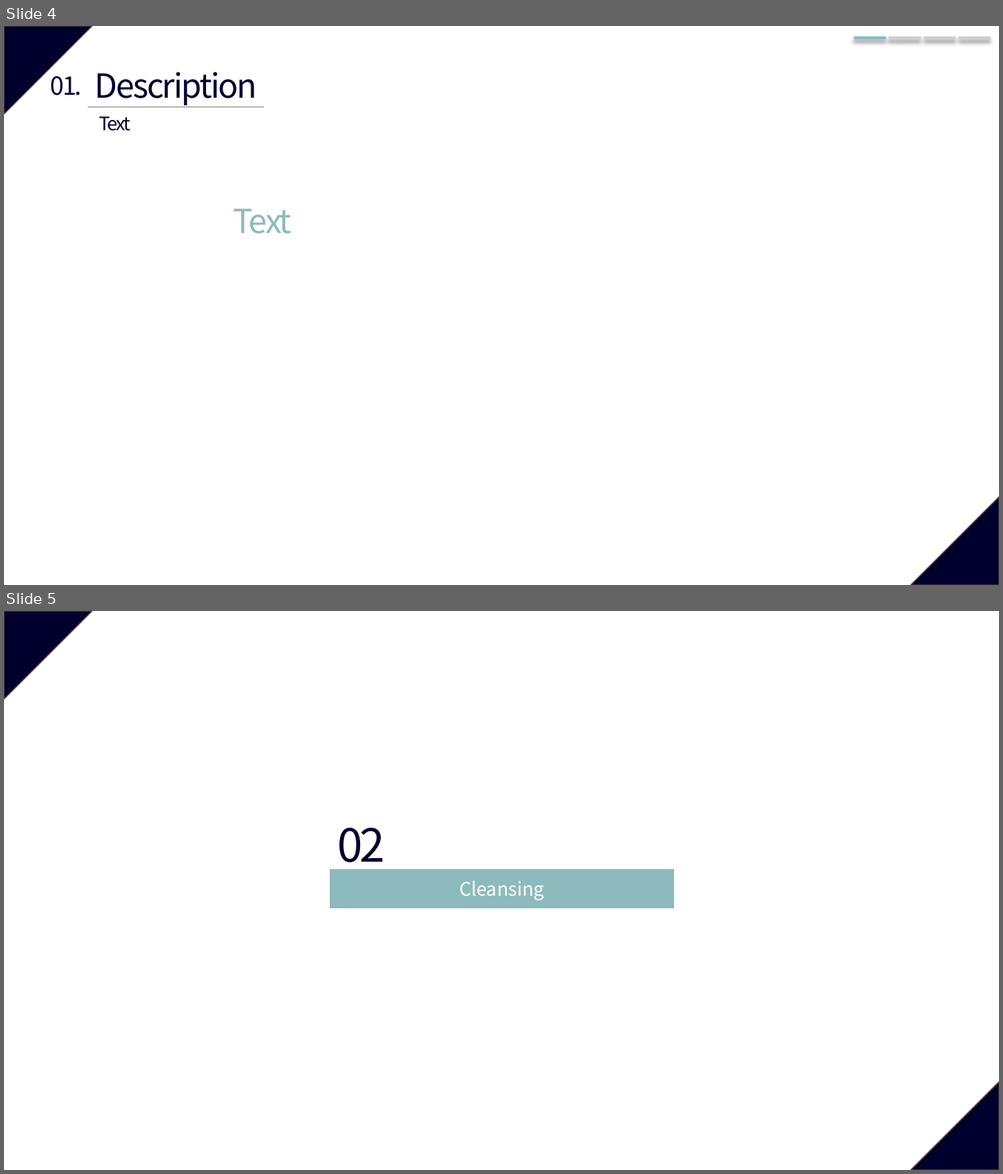
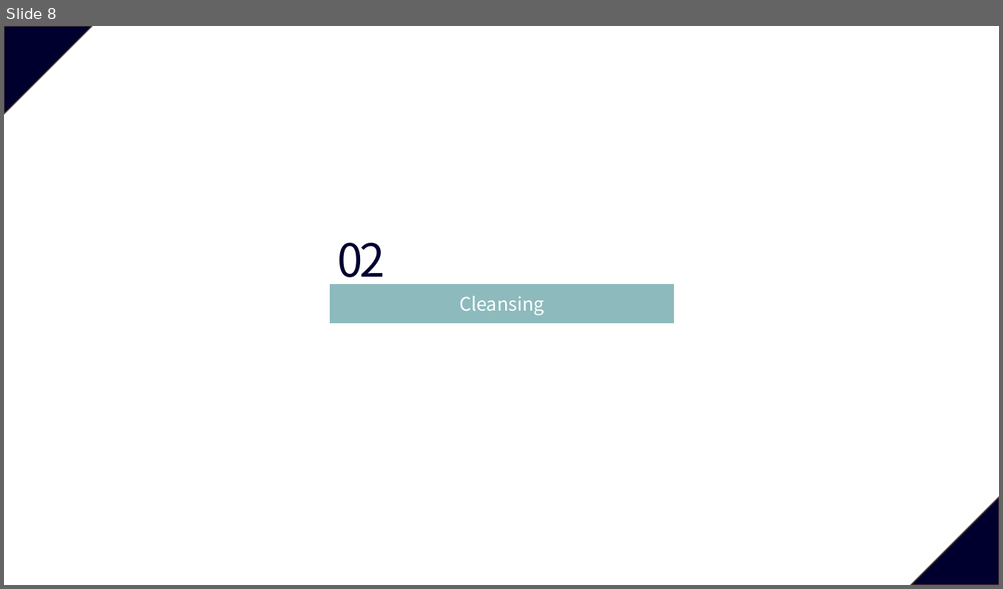
Before and after one commit to hsmoon-91/data-mining, a slide deck: (slide) House_Price.pptx. Shown one above the other, each under a label of ours: slides 4 and 5 before the commit, slide 8 after it. The pictures are 1003x1174 and 1003x589 pixels, drawn with LibreOffice and Linux fonts; fonts in the diff are those of the drawing. Boxes give left, top, right and bottom in pixels: in the first picture for what was removed or moved away, otherwise in the second. Text is boxed around its words. In the diff, an @@ line names an element or a change of style, - is before the commit and + after.

```diff
--- a/(slide) House_Price.pptx
+++ b/(slide) House_Price.pptx
@@ slide 4 removed at box(4, 26, 999, 585), background #FFFFFF; not listed: 2 template elements that a slide beside it also shows @@
@@ line removed from (855, 38) to (885, 38) @@
@@ line removed from (890, 38) to (919, 38) @@
@@ line removed from (925, 38) to (955, 38) @@
@@ line removed from (960, 38) to (989, 38) @@
@@ text removed at box(51, 76, 82, 96) @@
-01.
@@ text removed at box(95, 72, 257, 106) @@
-Description
@@ line removed from (88, 107) to (264, 107) @@
@@ text removed at box(99, 116, 131, 131) @@
-Text
@@ text removed at box(233, 209, 292, 234) @@
-Text
@@ what was slide 5 is now slide 8 @@
```
Also in this commit, not shown: 7 slides changed, 4 slides added, 14 other files.
